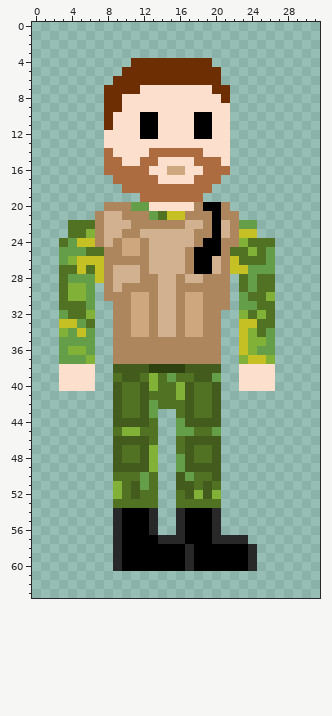
Pixel-art sprite: Character/saut de base/5.png. Above: the version before the commit.
The file is 32x64 pixels.
Once edited:
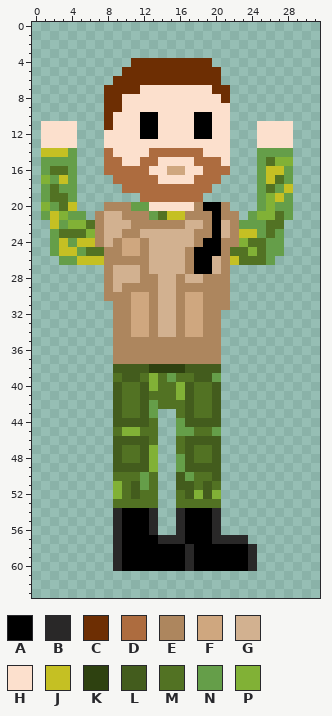
Palette (. is transparent): A #000000  B #292828  C #6d2e03  D #ad6c3f  E #ad865e  F #cfa77f  G #d2b190  H #fce0cd  J #c5c023  K #2e4110  L #435c1d  M #527223  N #659e49  P #81b136
Difference:
@@ x 0..31 @@
 10 ........CHHHAAHHHHAAHH..........
-11 ........CHHHAAHHHHAAHH..........
-12 ........HHHHAAHHHHAAHH..........
-13 ........HHHHHHHHHHHHHH..........
-14 ........DHHHHDDDDDDHHH..........
-15 ........DDHHDDHHHHDDDH..........
-16 ........DDDDDHHFFHHDDD..........
-17 .........DDDDDHHHHDDD...........
-18 ..........DDDDDDDDDD............
-19 ............DDDDDDD.............
-20 ........EEENNHHHHHEAAE..........
-21 .......EGGEEENMJJEEEAEE.........
-22 ....MMMEGGGEEEEEEGGEAGENN.......
-23 ....MMPEGGEEGGGGGGEEAGEJJ.......
-24 ...MNJJEGEFFEGGGGGEAAEEPMMM.....
-25 ...NNNMMEEFFEGGGGEAAAEMMPMN.....
-26 ...NPJJJEEEEEGGGGEAAGEJMMMN.....
-27 ...MMJMJEGGGEGGGGEAAGEJJNNN.....
-28 ...MNNNJEGGGEEGGEGGEEE.MNMM.....
-29 ...MPPN.EGEEEEGGEEEEEE.MNMM.....
-30 ...MPPN.EEEFFEGGEFFEEE.NMMP.....
-31 ...MMMN..EEFFEGGEFFEEE.NNMM.....
-32 ...NMMP..EEFFEGGEFFEE..PMPM.....
-33 ...JJNM..EEFFEGGEFFEE..JJMM.....
-34 ...PNJN..EEFFEGGEFFEE..JPMN.....
-35 ...NNNN..EEEEEEEEEEEE..JPPN.....
-36 ...NPPN..EEEEEEEEEEEE..JPNN.....
-37 ...NNNP..EEEEEEEEEEEE..PJJP.....
-38 ...HHHH..LLLLKKKKLLLL..HHHH.....
-39 ...HHHH..MLLMPMNMMLLN..HHHH.....
-40 ...HHHH..LMMLPMMPLMML..HHHH.....
+11 .HHHH...CHHHAAHHHHAAHH...HHHH...
+12 .HHHH...HHHHAAHHHHAAHH...HHHH...
+13 .HHHH...HHHHHHHHHHHHHH...HHHH...
+14 .JJJN...DHHHHDDDDDDHHH...NNNN...
+15 .NNNN...DDHHDDHHHHDDDH...NMPP...
+16 .NMMN...DDDDDHHFFHHDDD...NJJN...
+17 .PNJN....DDDDDHHHHDDD....NJMN...
+18 .NMNN.....DDDDDDDDDD.....NMNJ...
+19 .NMMN.......DDDDDDD......NPJN...
+20 .PNMJ...EEENNHHHHHEAAE...NPNN...
+21 .NJPNN.EGGEEENMJJEEEAEE.NPPMN...
+22 ..JNPPMEGGGEEEEEEGGEAGENNNMM....
+23 ..NMMMPEGGEEGGGGGGEEAGEJJNMN....
+24 ..NJNJJEGEFFEGGGGGEAAEEPMMNN....
+25 ..NJJNMMEEFFEGGGGEAAAEMMPMNN....
+26 ...NNJJJEEEEEGGGGEAAGEJMMMN.....
+27 ........EGGGEGGGGEAAGE..........
+28 ........EGGGEEGGEGGEEE..........
+29 ........EGEEEEGGEEEEEE..........
+30 ........EEEFFEGGEFFEEE..........
+31 .........EEFFEGGEFFEEE..........
+32 .........EEFFEGGEFFEE...........
+33 .........EEFFEGGEFFEE...........
+34 .........EEFFEGGEFFEE...........
+35 .........EEEEEEEEEEEE...........
+36 .........EEEEEEEEEEEE...........
+37 .........EEEEEEEEEEEE...........
+38 .........LLLLKKKKLLLL...........
+39 .........MLLMPMNMMLLN...........
+40 .........LMMLPMMPLMML...........
 41 .........LMMLMMMPLMML...........
Boxes around the changes in both pictures, in picture pixels (x1, y1, x2, y2):
changed: (41, 121, 104, 391)
changed: (230, 121, 293, 391)
